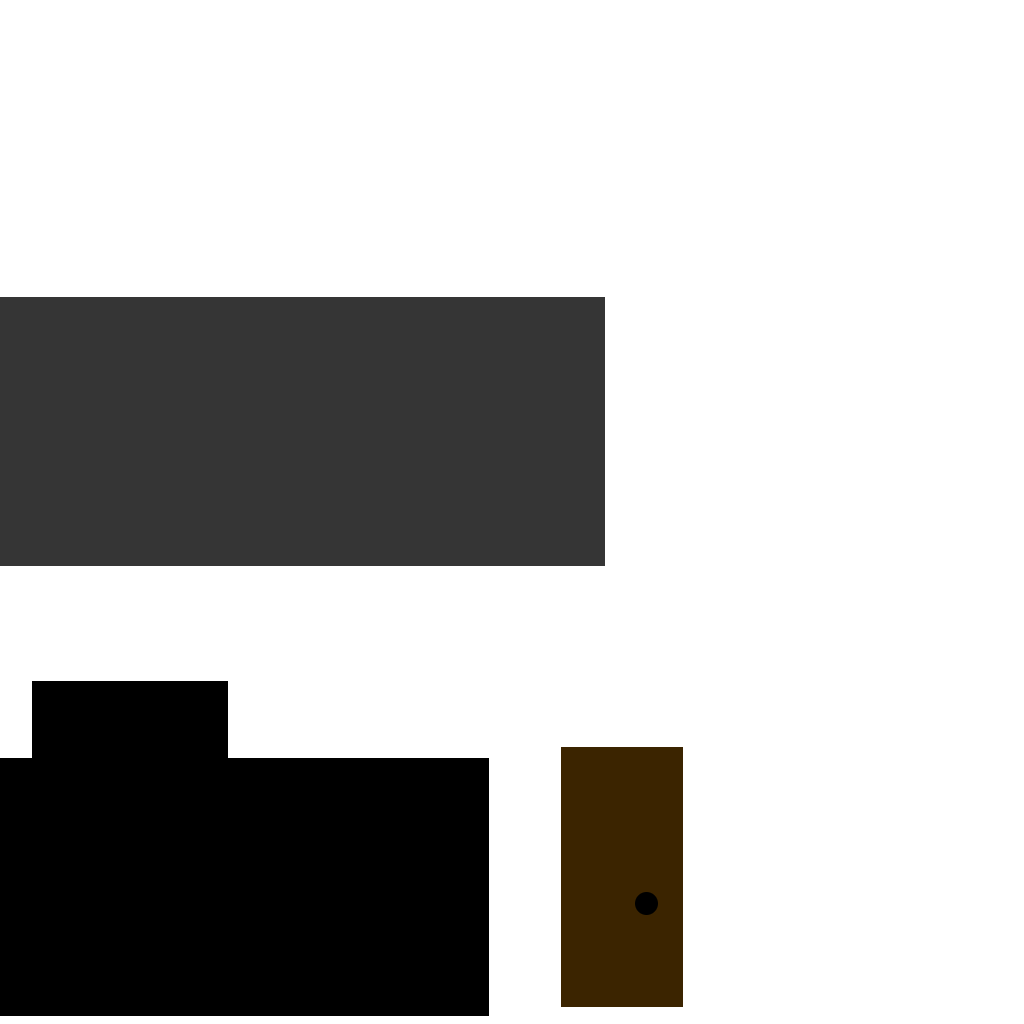
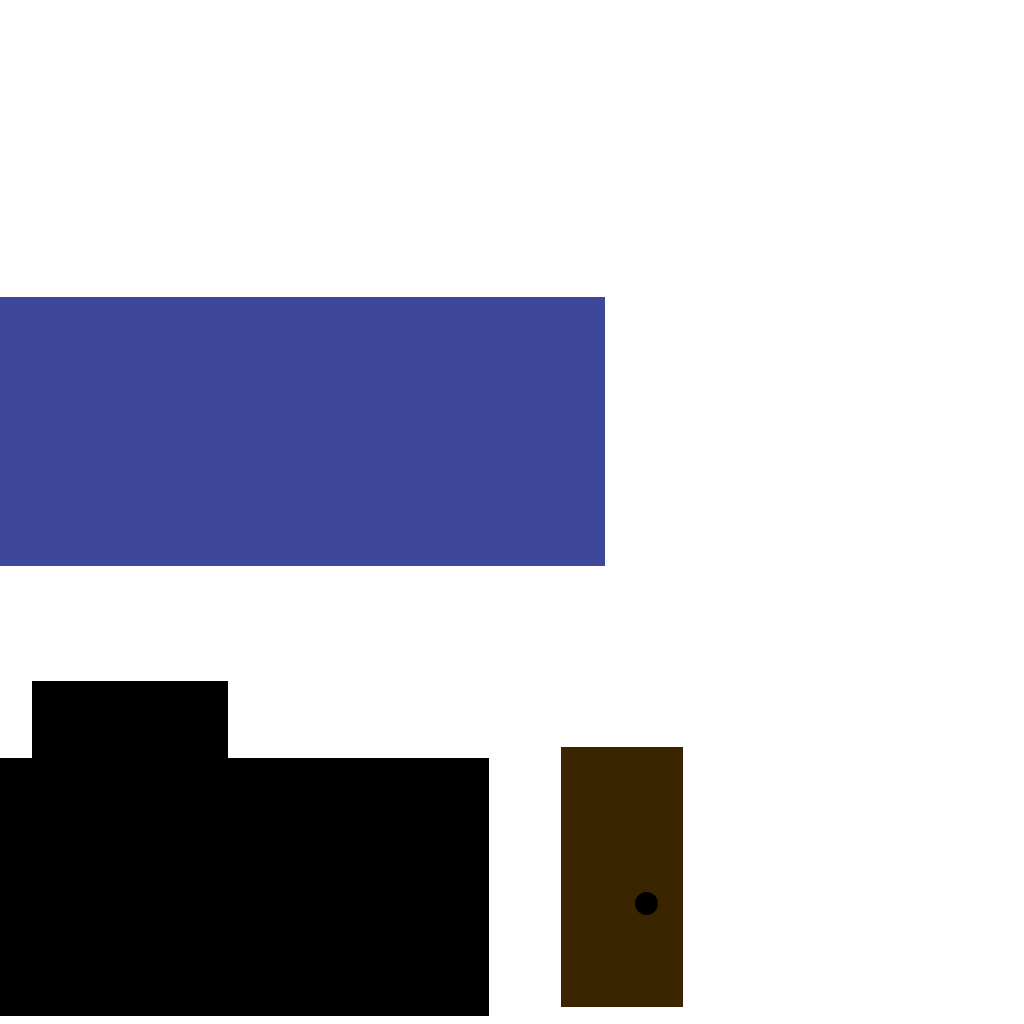
Before/after of a 1024x1024 layered artwork. What changed in the layer stack:
added group "Body Colors" with 2 layers above "Roof Textures" over <box>18,297,605,566</box>
added layer "White" in group "Body Colors" over <box>18,297,605,566</box>
added group "Roof Textures" with 3 layers above "Doorknob" over <box>0,297,605,566</box>
added layer "Blue" in group "Roof Textures" over <box>0,297,605,566</box>
added layer "Grey" in group "Roof Textures" over <box>0,297,605,566</box>
painted on "Texture" over <box>0,297,605,566</box>
